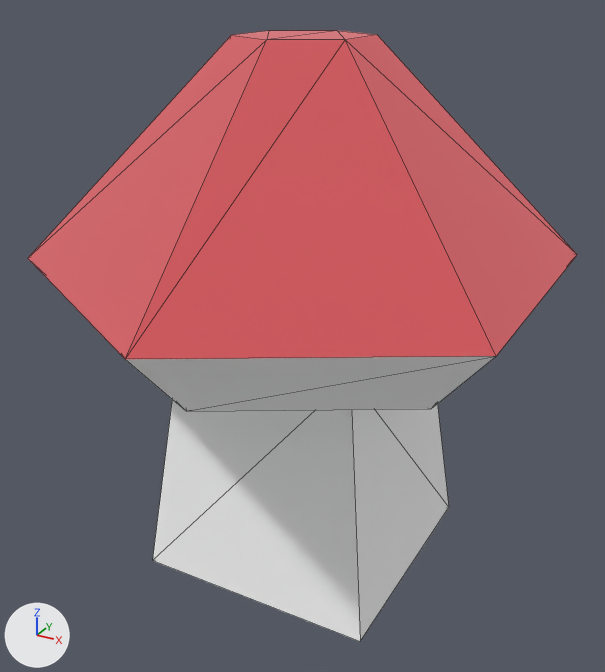
The glTF model public/models/nf2/nature/mushroom_red.glb, before and after one commit.
Both versions are drawn from a 50 mm lens placed at (0.141, -0.262, 0.173), pointed at (0.002, -0.007, 0.046). Arrows for +X, +Y and +Z are at lower left; the lights stay in place. The older version comes first. Mesh edges are drawn as thin lines. Where no turn or scale is listed for an object, it has been applied to the vertices.

The first picture shows 'mushroom_red'.
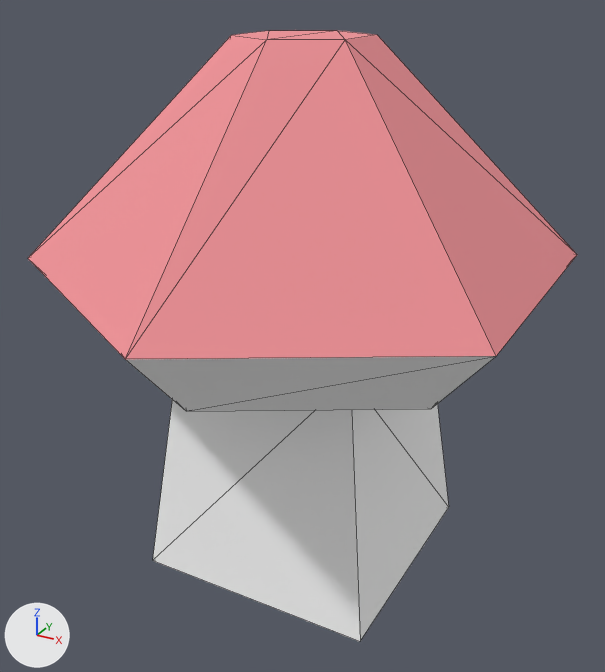
Location of each change, (x1, y1, x2, y2) in pixels of the pictures (605 x 672 px):
'mushroom_red', surface changed (lighter)
    both: (28, 30, 577, 363)

What the commit changed:
In material 'colorRed' (mat_colorred), metallic goes from 1.0 to 0.0.
Object 'tmpParent' (ob_tmpparent) is deleted.
